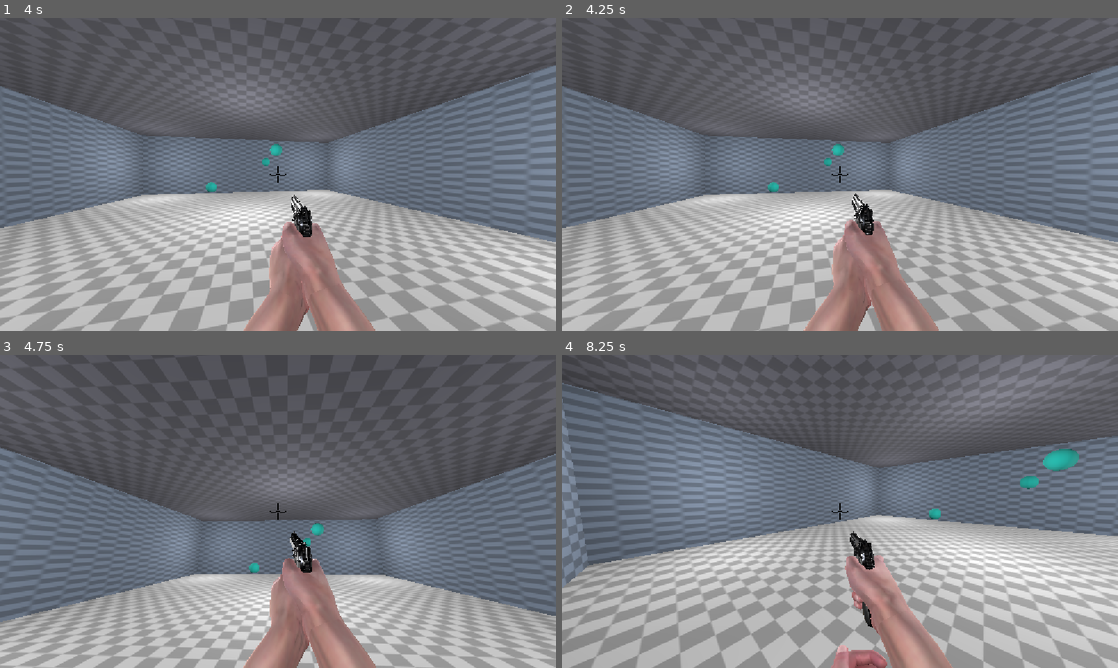
Above: before the commit, frames 1-4 (two rows, left to right).
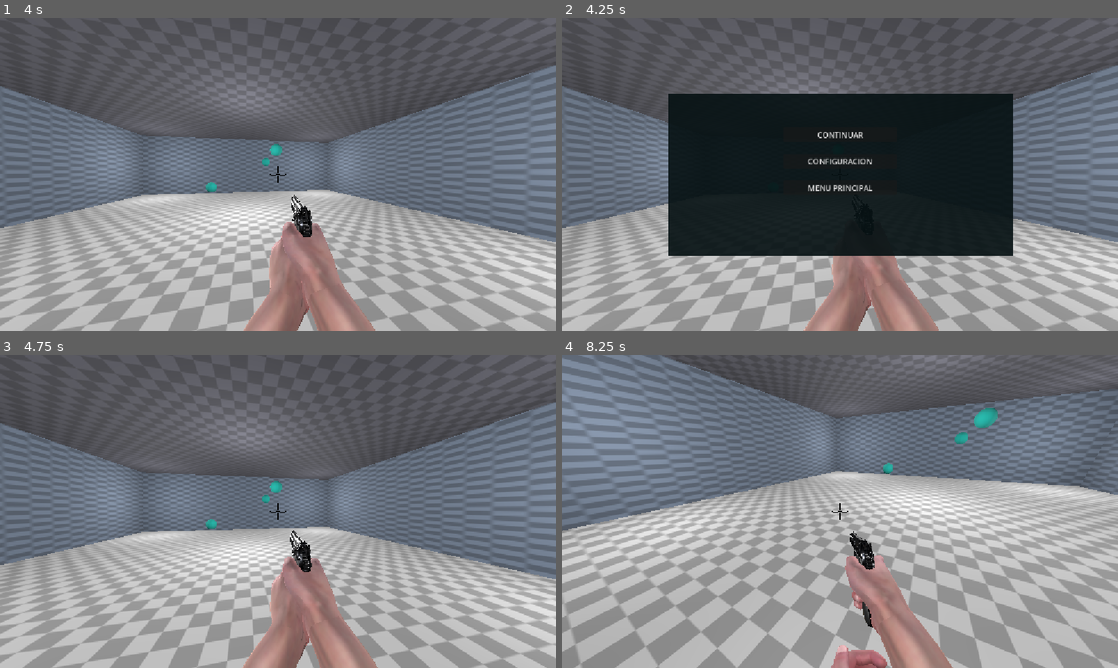
Above: after the commit, the same moments.

Repository: andrewtomas131-web/aimlabs
Game: Godot game, scene res://scenes/main.tscn
Same seed, same stepped clock (60 frames per second), same inputs: the game is played once before the commit and once after it.
Inputs (mouse positions are in pixels of both pictures, inside the frame that each line leads up to):
- Up to frame 1 (4 s): tap Enter (ui_accept) at 0.5, 0.77, 1.52, 3.02, 3.77 s; move the mouse to (305, 174) at 0.52 s; press the mouse at (305, 174) at 0.53 s; hold W (adelante) from 0.53 s (still down); move the mouse to (250, 174) at 1.27 s; release the mouse at (250, 174) at 1.28 s; tap F (inspeccionar) at 1.35, 2.85 s; move the mouse to (289, 168) at 2.02 s; press the mouse at (289, 168) at 2.03 s; move the mouse to (272, 180) at 2.77 s; release the mouse at (272, 180) at 2.78 s; move the mouse to (316, 177) at 3.52 s; press the mouse at (316, 177) at 3.53 s
- Up to frame 2 (4.25 s): keep holding W (adelante); tap Escape (ui_cancel) at 4.15 s
- Up to frame 3 (4.75 s): release W (adelante) at 4.25 s; release the mouse at (316, 514) at 4.25 s; click (278, 470) at 4.25 s, where only the run after the commit has a clickable "CONTINUAR"
- Up to frame 4 (8.25 s): move the mouse to (673, 464) at 5.02 s; hold A (izquierda) 5.03-5.78 s; tap F (inspeccionar) at 5.1, 6.6, 8.1 s; tap Enter (ui_accept) at 5.27, 6.77, 7.52 s; move the mouse to (867, 511) at 5.77 s; press the mouse at (867, 511) at 5.78 s; hold S (atras) 5.78-6.53 s; move the mouse to (756, 433) at 6.52 s; release the mouse at (756, 433) at 6.53 s; hold D (derecha) 6.53-7.28 s; move the mouse to (962, 495) at 7.27 s; press the mouse at (962, 495) at 7.28 s; hold W (adelante) 7.28-8.03 s; move the mouse to (728, 527) at 8.02 s; release the mouse at (728, 527) at 8.03 s; hold D (derecha) from 8.03 s (still down)

Frame 1 is identical in both runs. In frame 2, 32% of the frame differs, in the area x 19-82%, y 24-76%; in frame 3, 43%; in frame 4, 55%, in the area x 0-100%, y 0-100%.

Commit message:
se agrego el menu de ayuda y se agrego la funcion de poder pausar el juego

Diff:
--- a/project.godot
+++ b/project.godot
@@ -27,6 +27,11 @@
 
 [input]
 
+ui_cancel={
+"deadzone": 0.5,
+"events": [Object(InputEventKey,"resource_local_to_scene":false,"resource_name":"","device":16,"window_id":0,"alt_pressed":false,"shift_pressed":false,"ctrl_pressed":false,"meta_pressed":false,"pressed":false,"keycode":4194305,"physical_keycode":0,"key_label":0,"unicode":0,"location":0,"echo":false,"script":null)
+]
+}
 adelante={
 "deadzone": 0.2,
 "events": [Object(InputEventKey,"resource_local_to_scene":false,"resource_name":"","device":-1,"window_id":0,"alt_press …(192 unchanged characters)…
--- a/scenes/main.tscn
+++ b/scenes/main.tscn
@@ -2,7 +2,9 @@
 
 [ext_resource type="PackedScene" uid="uid://bjsf3q6hvbyji" path="res://scenes/player.tscn" id="1_o5qli"]
 [ext_resource type="PackedScene" uid="uid://dg317u5asr4vx" path="res://scenes/spawn_targets.tscn" id="4_jyhfs"]
+[ext_resource type="Script" uid="uid://nasp246q54hj" path="res://scripts/pause_menu.gd" id="4_tbgi4"]
 [ext_resource type="Texture2D" uid="uid://cpehlnftv7xoi" path="res://assets/textures/checker.png" id="5_chk"]
+[ext_resource type="PackedScene" uid="uid://bp55x6q060bj6" path="res://scenes/settings.tscn" id="5_tbgi4"]
 
 [sub_resource type="PlaneMesh" id="PlaneMesh_onsl3"]
 size = Vector2(20, 20)
@@ -23,6 +25,9 @@
 albedo_color = Color(0.4, 0.4, 0.45, 1)
 albedo_texture = ExtResource("5_chk")
 uv1_scale = Vector3(6, 6, 1)
+
+[sub_resource type="StyleBoxFlat" id="StyleBoxFlat_jwcav"]
+bg_color = Color(0.02745098, 0.07058824, 0.078431375, 0.92156863)
 
 [node name="main" type="Node3D" unique_id=694436847]
 
@@ -106,3 +111,51 @@
 
 [node name="SpawnTargets" parent="." unique_id=203243919 instance=ExtResource("4_jyhfs")]
 transform = Transform3D(1, 0, 0, 0, 1, 0, 0, 0, 1, 0, 3, -3)
+
+[node name="PauseMenu" type="CanvasLayer" parent="." unique_id=854346163]
+process_mode = 3
+script = ExtResource("4_tbgi4")
+
+[node name="Panel" type="Panel" parent="PauseMenu" unique_id=1952060667]
+anchors_preset = 8
+anchor_left = 0.5
+anchor_top = 0.5
+anchor_right = 0.5
+anchor_bottom = 0.5
+offset_left = -357.5
+offset_top = -167.5
+offset_right = 357.5
+offset_bottom = 167.5
+grow_horizontal = 2
+grow_vertical = 2
+theme_override_styles/panel = SubResource("StyleBoxFlat_jwcav")
+
+[node name="VBoxContainer" type="VBoxContainer" parent="PauseMenu/Panel" unique_id=132279708]
+layout_mode = 0
+offset_left = 239.5
+offset_top = 68.5
+offset_right = 474.5
+offset_bottom = 234.5
+theme_override_constants/separation = 24
+
+[node name="ContinueButton" type="Button" parent="PauseMenu/Panel/VBoxContainer" unique_id=650157666]
+layout_mode = 2
+theme_override_constants/h_separation = 0
+text = "CONTINUAR
+"
+
+[node name="SettingsButton" type="Button" parent="PauseMenu/Panel/VBoxContainer" unique_id=317710874]
+layout_mode = 2
+text = "CONFIGURACION"
+
+[node name="MainMenuButton" type="Button" parent="PauseMenu/Panel/VBoxContainer" unique_id=1524551525]
+layout_mode = 2
+text = "MENU PRINCIPAL"
+
+[node name="PanelConfiguracion" parent="PauseMenu" unique_id=1671682763 instance=ExtResource("5_tbgi4")]
+process_mode = 2
+visible = false
+
+[connection signal="pressed" from="PauseMenu/Panel/VBoxContainer/ContinueButton" to="PauseMenu" method="_on_continue_button_pressed"]
+[connection signal="pressed" from="PauseMenu/Panel/VBoxContainer/SettingsButton" to="PauseMenu" method="_on_settings_button_pressed"]
+[connection signal="pressed" from="PauseMenu/Panel/VBoxContainer/MainMenuButton" to="PauseMenu" method="_on_main_menu_button_pressed"]
--- a/scenes/main_menu.tscn
+++ b/scenes/main_menu.tscn
@@ -3,6 +3,12 @@
 [ext_resource type="Script" uid="uid://c8vyns1jesho0" path="res://scripts/main_menu.gd" id="1_l6cm7"]
 [ext_resource type="Texture2D" uid="uid://b7w55qpjlh4jd" path="res://assets/player/Aimlabs_Thumbnail-1024x576.png" id="2_bqqt6"]
 [ext_resource type="Script" uid="uid://c51exb25ig70" path="res://scripts/panel_diagonal.gd" id="3_wu84c"]
+
+[sub_resource type="StyleBoxFlat" id="StyleBoxFlat_8ln24"]
+bg_color = Color(0.02745098, 0.07058824, 0.078431375, 0.92156863)
+
+[sub_resource type="StyleBoxFlat" id="StyleBoxFlat_wu84c"]
+bg_color = Color(0.02745098, 0.07058824, 0.078431375, 0.92156863)
 
 [node name="MainMenu" type="Control" unique_id=784031658]
 layout_mode = 3
@@ -84,6 +90,7 @@
 offset_top = 54.0
 offset_right = 968.0
 offset_bottom = 577.0
+theme_override_styles/panel = SubResource("StyleBoxFlat_8ln24")
 
 [node name="TituloConfiguracion" type="Label" parent="MenuContent/PanelConfiguracion" unique_id=339300101]
 layout_mode = 0
@@ -131,8 +138,52 @@
 offset_bottom = 509.0
 text = "VOLVER"
 
+[node name="PanelAyuda" type="Panel" parent="." unique_id=1238452324]
+visible = false
+layout_mode = 0
+offset_left = 234.0
+offset_top = 75.0
+offset_right = 915.0
+offset_bottom = 494.0
+theme_override_styles/panel = SubResource("StyleBoxFlat_wu84c")
+
+[node name="TituloAyuda" type="Label" parent="PanelAyuda" unique_id=1999098604]
+layout_mode = 0
+offset_left = 327.0
+offset_top = 10.0
+offset_right = 387.0
+offset_bottom = 33.0
+text = "AYUDA"
+
+[node name="TextoAyuda" type="Label" parent="PanelAyuda" unique_id=2140698275]
+layout_mode = 0
+offset_left = 143.0
+offset_top = 53.0
+offset_right = 552.0
+offset_bottom = 365.0
+text = "Elimina la mayor cantidad de objetivos, cuida
+tu punteria y logra el mayor numero de aciertos
+
+
+
+CONTROLES
+
+Mouse → Mirar
+Clic izquierdo → Disparar
+ESC → Menu de pausa"
+
+[node name="BtnEntendido" type="Button" parent="PanelAyuda" unique_id=1753677168]
+layout_mode = 0
+offset_left = 563.0
+offset_top = 383.0
+offset_right = 664.0
+offset_bottom = 414.0
+text = "ENTENDIDO"
+
 [connection signal="pressed" from="MenuContent/BtnJugar" to="." method="_on_btn_jugar_pressed"]
 [connection signal="pressed" from="MenuContent/BtnConfiguracion" to="." method="_on_btn_configuracion_pressed"]
+[connection signal="pressed" from="MenuContent/BtnAyuda" to="." method="_on_btn_ayuda_pressed"]
 [connection signal="value_changed" from="MenuContent/PanelConfiguracion/SliderSensibilidad" to="." method="_on_slider_sensibilidad_value_changed"]
 [connection signal="toggled" from="MenuContent/PanelConfiguracion/CheckPantallaCompleta" to="." method="_on_check_pantalla_completa_toggled"]
 [connection signal="pressed" from="MenuContent/PanelConfiguracion/BtnVolver" to="." method="_on_btn_volver_pressed"]
+[connection signal="pressed" from="PanelAyuda/BtnEntendido" to="." method="_on_btn_entendido_pressed"]
--- /dev/null
+++ b/scenes/settings.tscn
@@ -0,0 +1,53 @@
+[gd_scene format=3 uid="uid://bp55x6q060bj6"]
+
+[sub_resource type="StyleBoxFlat" id="StyleBoxFlat_jwcav"]
+bg_color = Color(0.02745098, 0.07058824, 0.078431375, 0.92156863)
+
+[node name="PanelConfiguracion" type="Panel" unique_id=1671682763]
+offset_left = 223.0
+offset_top = 54.0
+offset_right = 968.0
+offset_bottom = 577.0
+theme_override_styles/panel = SubResource("StyleBoxFlat_jwcav")
+
+[node name="TituloConfiguracion" type="Label" parent="." unique_id=791806004]
+layout_mode = 0
+offset_left = 188.0
+offset_top = 15.0
+offset_right = 562.0
+offset_bottom = 78.0
+theme_override_font_sizes/font_size = 45
+text = "CONFIGURACION"
+
+[node name="Sensibilidad" type="Label" parent="." unique_id=86502613]
+layout_mode = 0
+offset_left = 46.0
+offset_top = 119.0
+offset_right = 321.0
+offset_bottom = 154.0
+theme_override_font_sizes/font_size = 25
+text = "Sensibilidad del Mouse"
+
+[node name="SliderSensibilidad" type="HSlider" parent="." unique_id=2106015346]
+layout_mode = 0
+offset_left = 53.0
+offset_top = 157.0
+offset_right = 324.0
+offset_bottom = 194.0
+
+[node name="CheckPantallaCompleta" type="CheckButton" parent="." unique_id=1303943269]
+layout_mode = 0
+offset_left = 423.0
+offset_top = 116.0
+offset_right = 693.0
+offset_bottom = 159.0
+theme_override_font_sizes/font_size = 25
+text = "Pantalla Completa"
+
+[node name="BtnVolver" type="Button" parent="." unique_id=967294743]
+layout_mode = 0
+offset_left = 649.0
+offset_top = 474.0
+offset_right = 739.0
+offset_bottom = 509.0
+text = "VOLVER"
--- a/scripts/main_menu.gd
+++ b/scripts/main_menu.gd
@@ -40,3 +40,11 @@
 	GameSettings.fullscreen = toggled_on
 	GameSettings.save_settings()
 	aplicar_pantalla_completa()
+
+
+func _on_btn_ayuda_pressed() -> void:
+	$PanelAyuda.visible = true
+
+
+func _on_btn_entendido_pressed() -> void:
+	$PanelAyuda.visible = false
--- /dev/null
+++ b/scripts/pause_menu.gd
@@ -0,0 +1,39 @@
+extends CanvasLayer
+
+@onready var panel = $Panel
+
+func _ready() -> void:
+	panel.hide()
+
+func _unhandled_input(event: InputEvent) -> void:
+	if event.is_action_pressed("ui_cancel"):
+		toggle_pause()
+
+func toggle_pause() -> void:
+	if get_tree().paused:
+		resume_game()
+	else:
+		pause_game()
+
+func pause_game() -> void:
+	panel.show()
+	get_tree().paused = true
+	Input.mouse_mode = Input.MOUSE_MODE_VISIBLE
+
+func resume_game() -> void:
+	panel.hide()
+	get_tree().paused = false
+	Input.mouse_mode = Input.MOUSE_MODE_CAPTURED
+
+func _on_continue_button_pressed() -> void:
+	resume_game()
+
+func _on_settings_button_pressed() -> void:
+	$Panel/VBoxContainer.hide()
+	$PanelConfiguracion.show()
+
+
+func _on_main_menu_button_pressed() -> void:
+	get_tree().paused = false
+	Input.mouse_mode = Input.MOUSE_MODE_VISIBLE
+	get_tree().change_scene_to_file("res://scenes/main_menu.tscn")
Not shown, added: scripts/pause_menu.gd.uid
